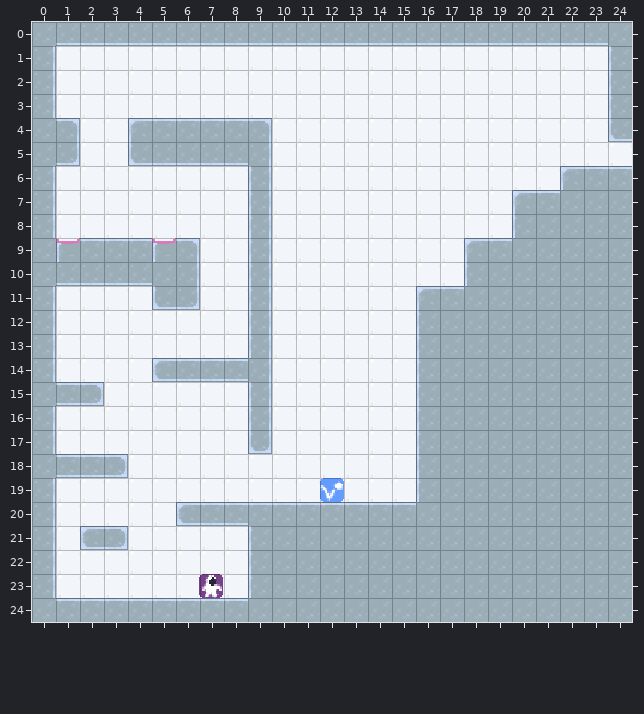
Tiled map: assets/level2.tmx. Above: the version before the commit.
Cells are 16x16 px. Shown: x 0..24, y 0..24.
After:
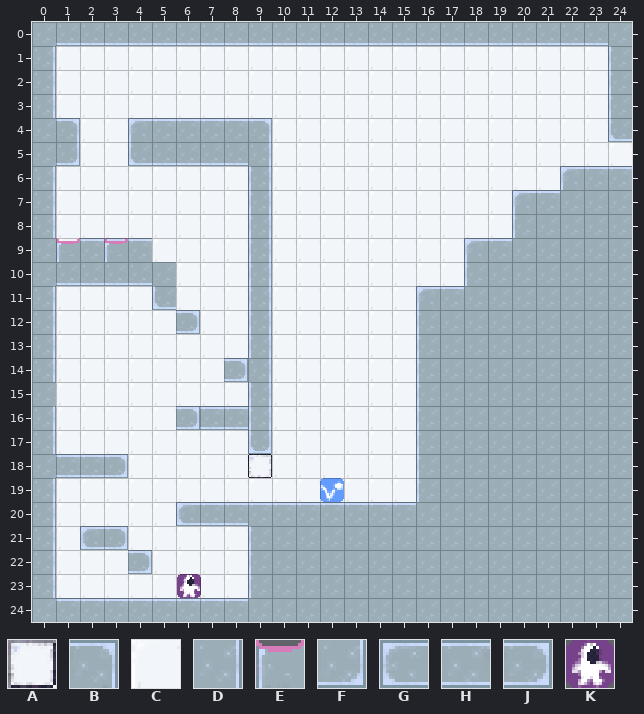
Key: from "tiles": A 0, B 3, C 5, D 9, E 12, F 15, G 19, H 20, J 21, K 24.
_ is an empty cell.
Objects are placed by their top-left corner, in cells (3,4 is the top-left corner of cell 3,4); size is 1x1 cell unless given.
See-through tiles are keyed as they look on the map.
Changes in this commit:
Layer "Tile Layer 2":
y 9: x 6 B -> _
y 10: x 6 D -> _
y 11: x 6 F -> _
y 12: x 6 _ -> J
y 14: x 5..8 GHHH -> ___J
y 15: x 1..2 HJ -> __
y 16: x 6..8 ___ -> JHH
y 18: x 9 C -> A
y 22: x 4 _ -> J
Layer "Object Layer 1":
changed: E "Dock" at 5,9 -> E "Dock" at 3,9
changed: K "Block" at 7,23 -> K "Block" at 6,23
Where, in picture pixels (left, top, right, bottom), the same in both pictures:
new place: (104, 238, 128, 262)
changed: (152, 238, 200, 334)
changed: (152, 358, 248, 382)
removed: (56, 382, 104, 406)
added: (176, 406, 248, 430)
changed: (248, 454, 272, 478)
added: (128, 550, 152, 574)
changed: (177, 574, 223, 598)
